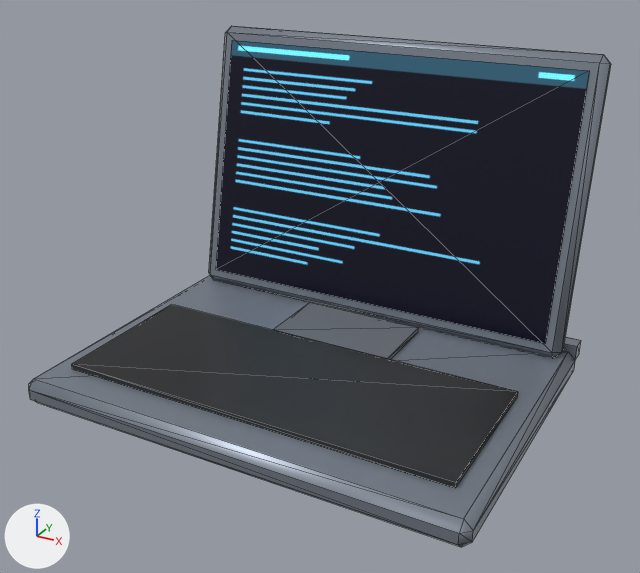
Before and after pictures for a commit that changed the glTF model godot/models/terminal/terminal_laptop_console.glb.
The view is the same before and after, from a camera (50 mm lens) standing at (0.288, -0.537, 0.339) and looking at (0.008, -0.027, 0.084). The axes (+X, +Y, +Z) are drawn at lower left. The lights are the same throughout. The older version comes first. Mesh edges are drawn as thin lines. Vertices at exactly the same position are counted once.

The older version as bpy lines, for what is in view:
```python
me_body = bpy.data.meshes.new('body')
me_body.from_pydata(...)  # 74 vertices, 126 faces; spans x -0.17..0.17, y -0.15..0.122, z 0.0..0.238
# faces by material slot: [88, 12, 12, 2, 12]
me_body.materials.append(mat_hull_mid)  # grey #8d95a1
me_body.materials.append(mat_plastic_black)  # black #1b1c1f
me_body.materials.append(mat_plastic_grey)  # grey #6b7078
me_body.materials.append(mat_screen_text)
me_body.materials.append(mat_steel)  # grey #a7adb5
ob_terminal_laptop_console = bpy.data.objects.new('terminal_laptop_console', me_body)
ob_terminal_laptop_console.location = (0.0, 0.0, 0.0)
```
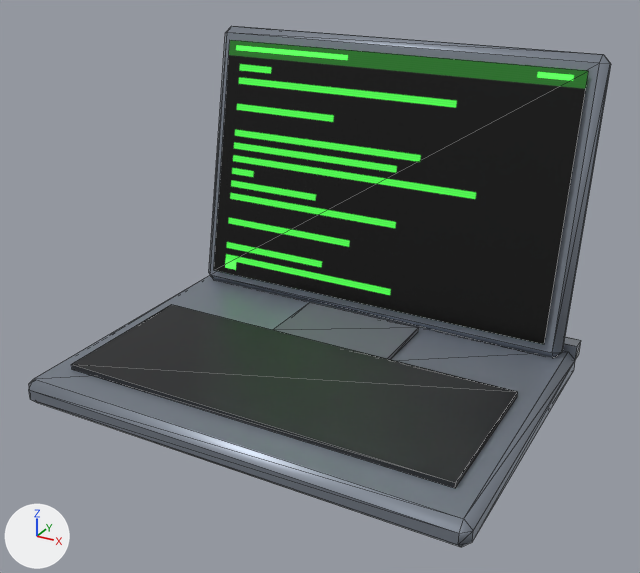
Location of each change, (x1, y1, x2, y2) in pixels of the pictures (640 x 573 px; the box of a moved part takes in the faces that stretch with it):
```json
{"part": 1, "of": "me_body", "change": "moved or reshaped", "before": [216, 40, 589, 343], "after": [214, 40, 588, 344]}
{"part": 2, "of": "me_body", "change": "moved or reshaped", "before": [29, 33, 611, 547], "after": [29, 33, 611, 547]}
```

The change, as JSON lines over the scene's bpy script:
```json
{"op": "add", "block": "img_terminal", "code": ["img_terminal = load_image('terminal', '_unpacked/terminal', 256, 256, 'sRGB')"]}
{"op": "add", "block": "mat_screen_terminal", "code": ["mat_screen_terminal = bpy.data.materials.new('screen_terminal')", "# colours: black #000000", "# uses the picture img_terminal"]}
{"block": "me_body", "where": "me_body.from_pydata(...)  # 74 vertices, 126 faces; spans x -0.17..0.17, y -0.15..0.122, z 0.0..0.238"}
{"block": "me_body", "where": "# used by ob_terminal_laptop_console; location = (0.0, 0.0, 0.0)"}
{"block": "me_body", "change": "me_body part 1: the loose piece of 4 vertices spanning x -0.15..0.15, y 0.065..0.105, z 0.032..0.228 is moved by (0.0, -0.003, 0.001), in mat_screen_terminal"}
{"block": "me_body", "change": "me_body part 2"}
{"block": "me_body", "change": "54 faces are deleted"}
{"block": "me_body", "change": "36 new faces join them, mat_hull_mid (grey #8d95a1)"}
{"block": "me_body", "change": "6 new faces join them, mat_plastic_black (black #1b1c1f)"}
{"block": "me_body", "change": "6 new faces join them, mat_plastic_grey (grey #6b7078)"}
{"block": "me_body", "change": "6 new faces join them, mat_steel (grey #a7adb5)"}
{"op": "remove", "block": "me_body", "code": "me_body.materials.append(mat_screen_text)"}
{"op": "add", "block": "me_body", "code": "me_body.materials.append(mat_screen_terminal)"}
```
